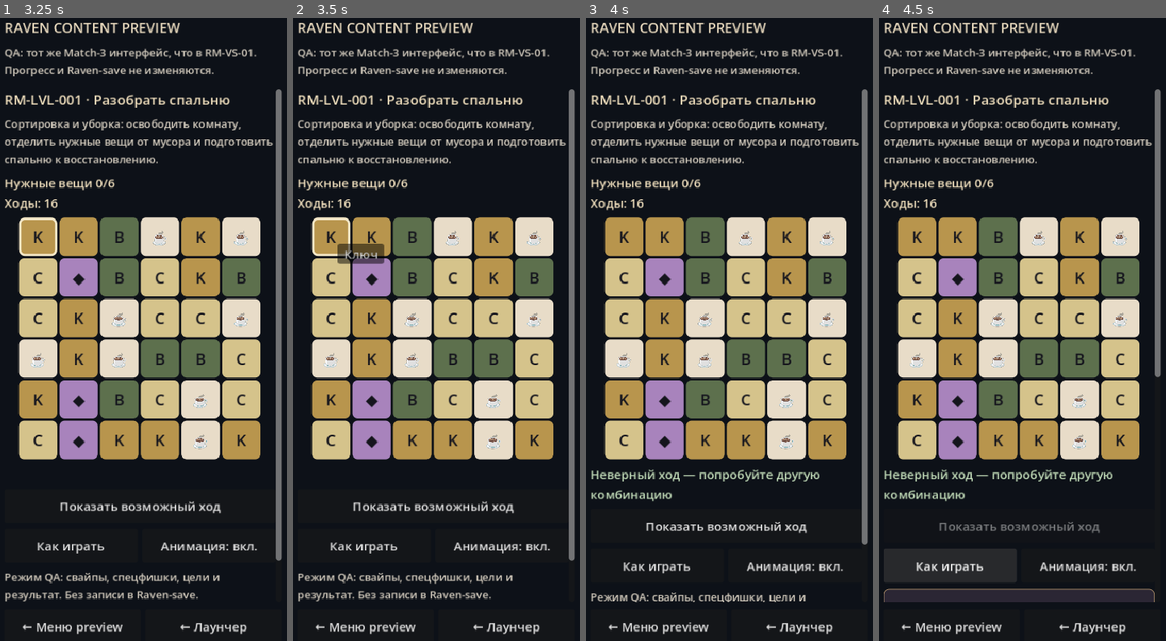
Above: before the commit, frames 1-4 (left to right).
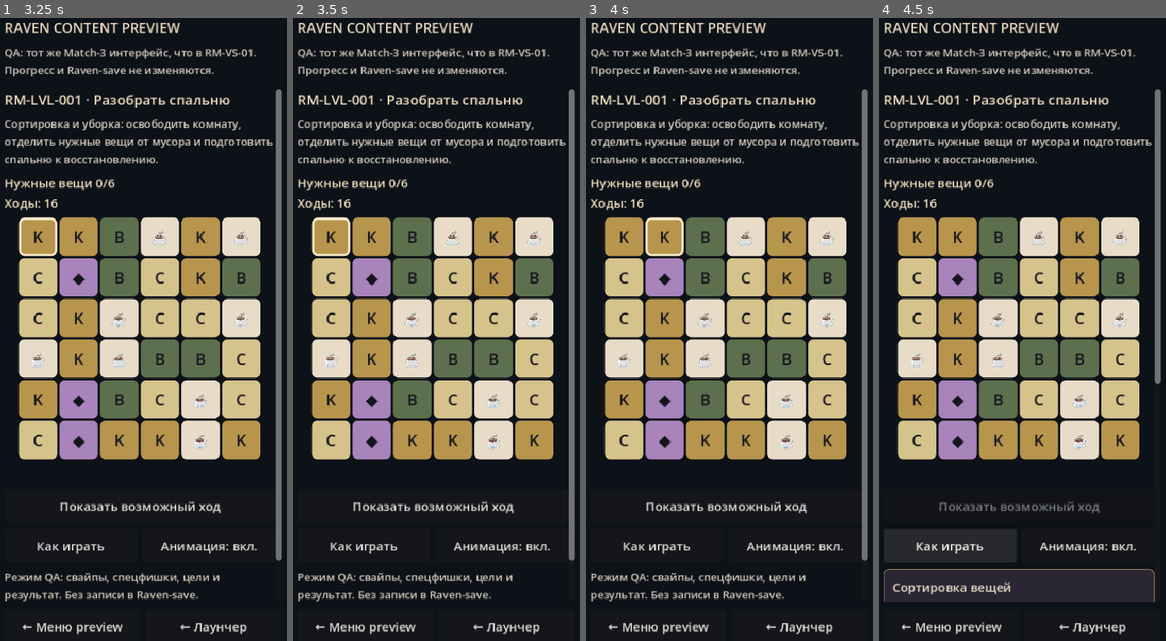
Above: after the commit, the same moments.

Repository: bezdredoff/RavenManor-Godot
Game: Godot game, scene res://scenes/raven/prototype_launcher.tscn
Two runs of this game, one before a commit and one after it. Both use one fixed random seed, a clock stepped at 60 frames per second and the inputs below.
Inputs (mouse positions are in pixels of both pictures, inside the frame that each line leads up to):
- Up to frame 1 (3.25 s): click "ТЕСТИРОВАТЬ MATCH-3 БЕЗ СЮЖЕТА" at 0.5 s; click "Как играть" at 1.25 s; click "Как играть" at 2 s; click (37, 236) at 2.75 s
- Up to frame 2 (3.5 s): no input
- Up to frame 3 (4 s): click (663, 236) at 3.5 s
- Up to frame 4 (4.5 s): click "Как играть" at 4.25 s

Frame 1 is identical in both runs. In frame 2, 0.5% of the frame differs, in the area x 15-32%, y 36-40%; in frame 3, 4.3%; in frame 4, 5.4%, in the area x 1-99%, y 57-93%.

Commit message:
fix CODE-02 gestures: route through UPDS-style tile gui_input; draw both hint cells above board overlays

Diff:
--- a/scripts/match3/match3_board_presenter.gd
+++ b/scripts/match3/match3_board_presenter.gd
@@ -19,6 +19,7 @@
 var grid: GridContainer
 var motion_layer: Control
 var impact_layer: Control
+var hint_layer: Control
 var outline: Control
 var feedback: Label
 var objective: Label
@@ -36,8 +37,10 @@
 var reduced_motion := false
 var _gesture_index := -1
 var _gesture_start := Vector2.ZERO
+var _gesture_last := Vector2.ZERO
 var _gesture_kind := ""
 var _gesture_touch := -1
+var _release_suppression_ms := -10000
 var _last_touch_ms := -10000
 var _cell_size := 48.0
 var _layout_width := -1.0
@@ -96,6 +99,7 @@
 		cell.add_theme_stylebox_override("hover", style)
 		cell.add_theme_stylebox_override("pressed", style)
 		grid.add_child(cell)
+		cell.gui_input.connect(_on_cell_gui_input.bind(index))
 		var stack := Control.new()
 		stack.name = "TileStack"
 		stack.mouse_filter = Control.MOUSE_FILTER_IGNORE
@@ -156,6 +160,12 @@
 	impact_layer.mouse_filter = Control.MOUSE_FILTER_IGNORE
 	board_area.add_child(impact_layer)
 	impact_layer.set_anchors_and_offsets_preset(Control.PRESET_FULL_RECT)
+	hint_layer = Control.new()
+	hint_layer.name = "HintOverlay"
+	hint_layer.z_index = 8
+	hint_layer.mouse_filter = Control.MOUSE_FILTER_IGNORE
+	board_area.add_child(hint_layer)
+	hint_layer.set_anchors_and_offsets_preset(Control.PRESET_FULL_RECT)
 	feedback = Label.new()
 	feedback.autowrap_mode = TextServer.AUTOWRAP_WORD_SMART
 	feedback.add_theme_color_override("font_color", Color("c0dab7"))
@@ -302,6 +312,72 @@
 		motion_button.disabled = input_locked
 
 
+func _on_cell_gui_input(event: InputEvent, index: int) -> void:
+	# The actual UPDS Match3Screen owns pointer gestures through each tile's
+	# gui_input signal. ScrollContainer can consume touch drags before a global
+	# _input-only implementation sees a coherent gesture.
+	if input_locked or help_open or str(game.state) != "playing":
+		return
+	if event is InputEventMouseButton and event.button_index == MOUSE_BUTTON_LEFT:
+		if event.pressed:
+			_begin_gesture(index, cells[index].get_global_mouse_position(), "mouse", -1)
+		else:
+			_finish_gesture(cells[index].get_global_mouse_position(), "mouse", -1)
+	elif event is InputEventMouseMotion and (event.button_mask & MOUSE_BUTTON_MASK_LEFT) != 0:
+		_preview_gesture(cells[index].get_global_mouse_position(), "mouse", -1)
+	elif event is InputEventScreenTouch:
+		var canvas_position: Vector2 = cells[index].get_global_transform_with_canvas() * event.position
+		if event.pressed:
+			_begin_gesture(index, canvas_position, "touch", event.index)
+		else:
+			_finish_gesture(canvas_position, "touch", event.index)
+	elif event is InputEventScreenDrag:
+		var canvas_position: Vector2 = cells[index].get_global_transform_with_canvas() * event.position
+		_preview_gesture(canvas_position, "touch", event.index)
+
+
+func _begin_gesture(index: int, position: Vector2, kind: String, touch_index: int) -> void:
+	if _gesture_index >= 0 or not game.can_interact_with_tile(index):
+		return
+	_gesture_index = index
+	_gesture_start = position
+	_gesture_last = position
+	_gesture_kind = kind
+	_gesture_touch = touch_index
+	selected_index = -1
+	highlighted.clear()
+	_paint_selection()
+
+
+func _preview_gesture(position: Vector2, kind: String, touch_index: int) -> void:
+	if _gesture_index < 0 or _gesture_kind != kind or (kind == "touch" and _gesture_touch != touch_index):
+		return
+	_gesture_last = position
+	var target := Drag.preview_target(_gesture_index, position - _gesture_start, _cell_size, int(game.level_data.columns), int(game.level_data.rows), Callable(game, "_is_active"))
+	highlighted.clear()
+	highlighted.append(_gesture_index)
+	if target >= 0:
+		highlighted.append(target)
+	_paint_selection()
+
+
+func _finish_gesture(position: Vector2, kind: String, touch_index: int) -> void:
+	if _gesture_index < 0 or _gesture_kind != kind or (kind == "touch" and _gesture_touch != touch_index):
+		return
+	var start := _gesture_index
+	var target := Drag.target_for_drag(start, position - _gesture_start, _cell_size, int(game.level_data.columns), int(game.level_data.rows), Callable(game, "_is_active"))
+	_gesture_index = -1
+	_gesture_kind = ""
+	_gesture_touch = -1
+	_release_suppression_ms = Time.get_ticks_msec()
+	highlighted.clear()
+	if target >= 0:
+		selected_index = -1
+		_commit_swap(start, target)
+	else:
+		tap_cell(start)
+
+
 func _input(event: InputEvent) -> void:
 	if game == null or input_locked or help_open or str(game.state) != "playing":
 		return
@@ -345,32 +421,12 @@
 		var index := _index_at(position)
 		if index < 0 or not game.can_interact_with_tile(index):
 			return
-		_gesture_index = index
-		_gesture_start = position
-		_gesture_kind = kind
-		_gesture_touch = touch_index
-		get_viewport().set_input_as_handled()
-	elif _gesture_index >= 0 and kind == _gesture_kind and (kind != "touch" or touch_index == _gesture_touch):
+		_begin_gesture(index, position, kind, touch_index)
+	elif _gesture_index >= 0:
 		if is_move:
-			var target := Drag.preview_target(_gesture_index, position - _gesture_start, _cell_size, int(game.level_data.columns), int(game.level_data.rows), Callable(game, "_is_active"))
-			highlighted.clear()
-			highlighted.append(_gesture_index)
-			if target >= 0:
-				highlighted.append(target)
-			_paint_selection()
+			_preview_gesture(position, kind, touch_index)
 		elif is_release:
-			var start := _gesture_index
-			var target := Drag.target_for_drag(start, position - _gesture_start, _cell_size, int(game.level_data.columns), int(game.level_data.rows), Callable(game, "_is_active"))
-			_gesture_index = -1
-			_gesture_kind = ""
-			_gesture_touch = -1
-			highlighted.clear()
-			if target >= 0:
-				selected_index = -1
-				_commit_swap(start, target)
-			else:
-				tap_cell(start)
-			get_viewport().set_input_as_handled()
+			_finish_gesture(position, kind, touch_index)
 
 
 func _index_at(position: Vector2) -> int:
@@ -592,6 +648,32 @@
 		cell.add_theme_stylebox_override("pressed", style)
 
 
+func _paint_hint_overlays() -> void:
+	# The UPDS board-outline layer is rendered above tile buttons: a border
+	# applied to a button can disappear behind it. These live in a dedicated
+	# top-level visual layer so BOTH hint cells stay visible.
+	if not is_instance_valid(hint_layer):
+		return
+	for child in hint_layer.get_children():
+		hint_layer.remove_child(child)
+		child.queue_free()
+	for index in highlighted:
+		if index < 0 or index >= cells.size() or not cells[index].visible:
+			continue
+		var marker := Panel.new()
+		marker.name = "Hint_%d" % index
+		marker.mouse_filter = Control.MOUSE_FILTER_IGNORE
+		marker.position = cells[index].position
+		marker.size = cells[index].size
+		var style := StyleBoxFlat.new()
+		style.bg_color = Color(1.0, 0.83, 0.32, 0.23)
+		style.border_color = Color("fff3a6")
+		style.set_border_width_all(3)
+		style.set_corner_radius_all(7)
+		marker.add_theme_stylebox_override("panel", style)
+		hint_layer.add_child(marker)
+
+
 func _paint_selection() -> void:
 	for i in cells.size():
 		var style := (cells[i].get_theme_stylebox("normal") as StyleBoxFlat).duplicate() as StyleBoxFlat
@@ -602,3 +684,4 @@
 		cells[i].add_theme_stylebox_override("normal", style)
 		cells[i].add_theme_stylebox_override("hover", style)
 		cells[i].add_theme_stylebox_override("pressed", style)
+	_paint_hint_overlays()
